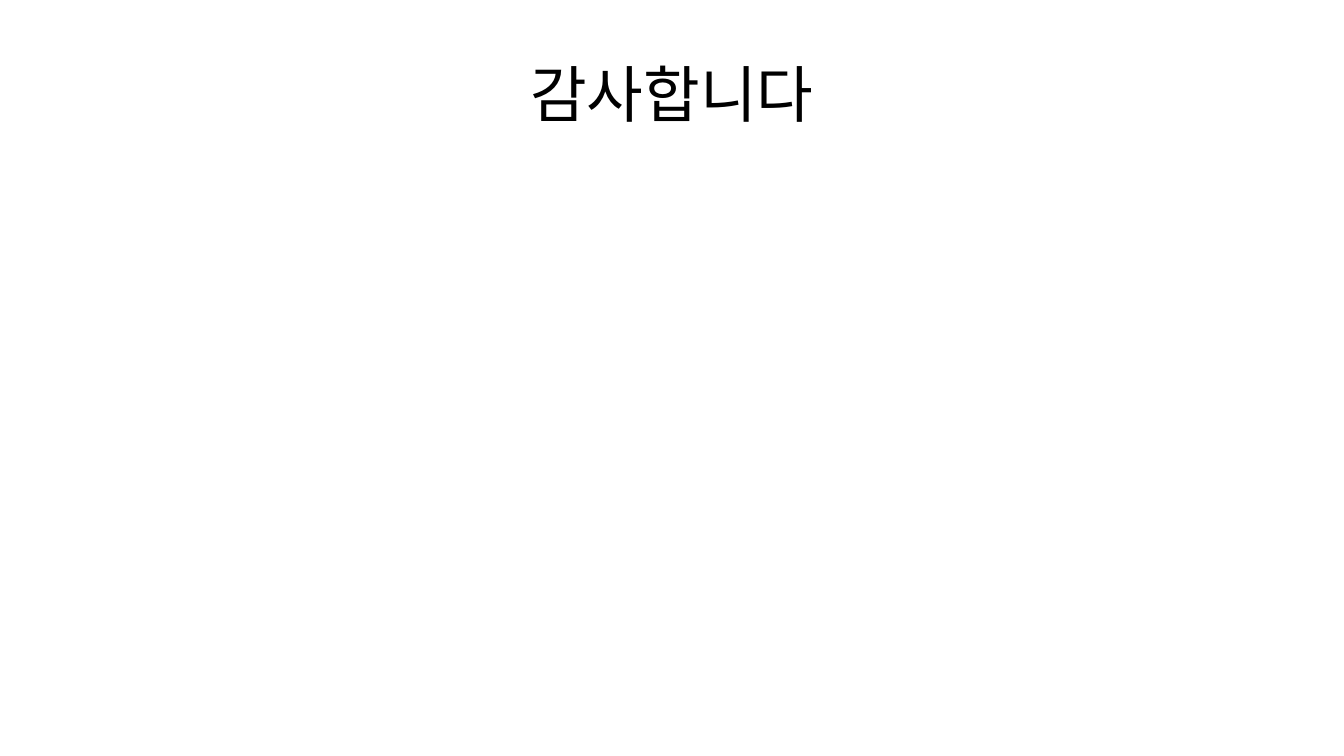
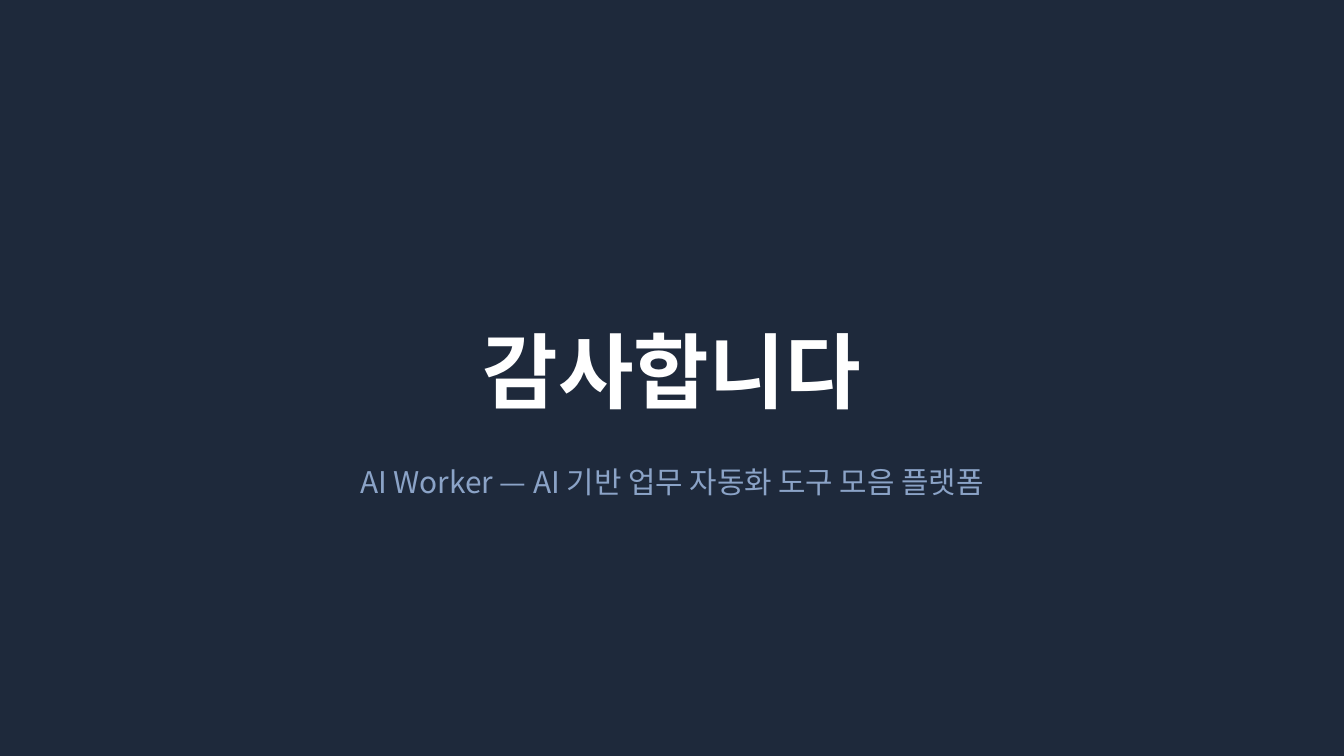
Before and after one commit to shinysky73/ai-worker, a slide deck: slide 18 of docs/REPORT_SLIDES.pptx (slide 17 before the commit). Drawn at 1344x756 pixels with LibreOffice and Linux fonts; fonts in the diff are those of the drawing. Boxes give left, top, right and bottom in pixels: in the first picture for what was removed or moved away, otherwise in the second. Text is boxed around its words. In the diff, an @@ line names an element or a change of style, - is before the commit and + after.

```diff
--- a/docs/REPORT_SLIDES.pptx
+++ b/docs/REPORT_SLIDES.pptx
@@ background #FFFFFF to #1E293B @@
@@ text "감사합니다": place and size @@
-text "감사합니다" at (530,65,813,122)
+text "감사합니다" at (483,332,861,410)
@@ text "감사합니다" at (483,332,861,410): size 33 to 44 pt, font Calibri to Noto Sans CJK KR, text colour #000000 to #FFFFFF, bold on @@
@@ text added at (360,468,983,496), 16 pt, text #8BA3C7 @@
+AI Worker — AI 기반 업무 자동화 도구 모음 플랫폼
```
Also in this commit, not shown: 15 other slides changed, 2 slides added, 1 slide removed, 1 other file.
